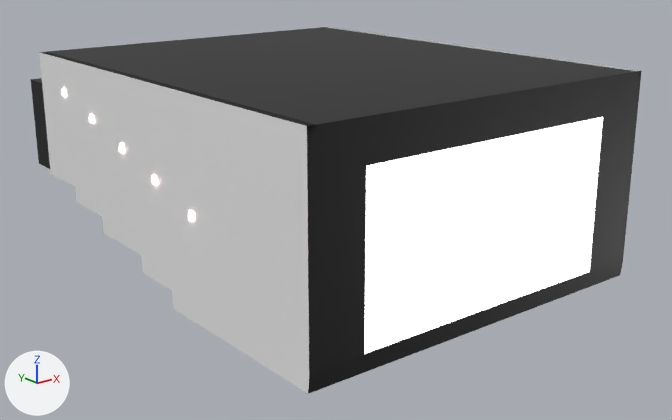
Renders of the Blender file Assets/Xochicalco/Models/cinema.blend from each side of a commit.
One viewpoint serves both versions: a 50 mm lens placed at (-14.1, -21.1, 9.9), pointed at (4.5, 2.1, 0.6). The axes (+X, +Y, +Z) are drawn at lower left. The lights are the same throughout. The picture after the commit comes second.

The older version as bpy lines, for what is in view:
```python
me_cube_005 = bpy.data.meshes.new('Cube.005')
me_cube_005.from_pydata(...)  # 38 vertices, 29 faces; spans x -0.128..0.176, y 0.0..0.152, z -0.23..0.362
me_cube_005.polygons.foreach_set('use_smooth', [True] * 29)
# faces by material slot: [21, 8]
me_cube_005.materials.append(mat_black_plastid)  # black #000000
me_cube_005.materials.append(mat_lights)  # orange #e79963, glowing pink #ffd5cf
me_plane_002 = bpy.data.meshes.new('Plane.002')
me_plane_002.from_pydata(...)  # 1987 vertices, 1996 faces; spans x -6.2..0.0, y -5.2..11.5, z 0.0..6.5
# faces by material slot: [67, 1809, 69, 12, 39]
me_plane_002.materials.append(mat_material)  # white #e7e7e7
me_plane_002.materials.append(mat_copper)  # pink #e7bcc1
me_plane_002.materials.append(mat_black_paint)  # black #000000
me_plane_002.materials.append(mat_material_002)  # white #e7e7e7, glowing white #eeeeee
me_plane_002.materials.append(mat_floor)  # white #e7e7e7
ob_cube_001 = bpy.data.objects.new('Cube.001', me_cube_005)
ob_cube_001.location = (-2.16, 0.0, 2.06)
_m = ob_cube_001.modifiers.new('Mirror', 'MIRROR')
_m.use_axis = (False, True, False)
_m.use_clip = True
_m = ob_cube_001.modifiers.new('Subdivision', 'SUBSURF')
_m = ob_cube_001.modifiers.new('Array', 'ARRAY')
_m.count = 5
_m.use_constant_offset = True
_m.constant_offset_displace = (0.0, 1.979, 0.561)
_m.use_relative_offset = False
_m = ob_cube_001.modifiers.new('Mirror.001', 'MIRROR')
_m.mirror_object = ob_plane
ob_plane = bpy.data.objects.new('Plane', me_plane_002)
ob_plane.location = (4.0, 0.0, -0.93)
_m = ob_plane.modifiers.new('Mirror', 'MIRROR')
_m.use_clip = True
```
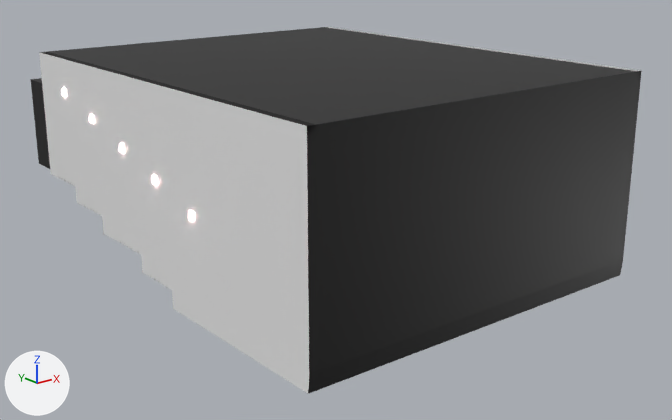
Boxes (x1, y1, x2, y2) around the edits, measured in the pictures (672 x 420 px):
'Cube.003', now drawn: after (61, 178, 167, 287)
part 1 of me_plane_002, recoloured (white to black): (364, 117, 603, 354) in both

The edits, one by one:
me_plane_002 has 1987 vertices, 1996 faces and spans x -6.2..0.0, y -5.2..11.5, z 0.0..6.5.
me_plane_002 is used by ob_plane; location (4.0, 0.0, -0.93).
me_plane_002 part 1: all 12 faces that had it switch from mat_material_002 (white #e7e7e7, glowing white #eeeeee) to mat_black_paint (black #000000).
